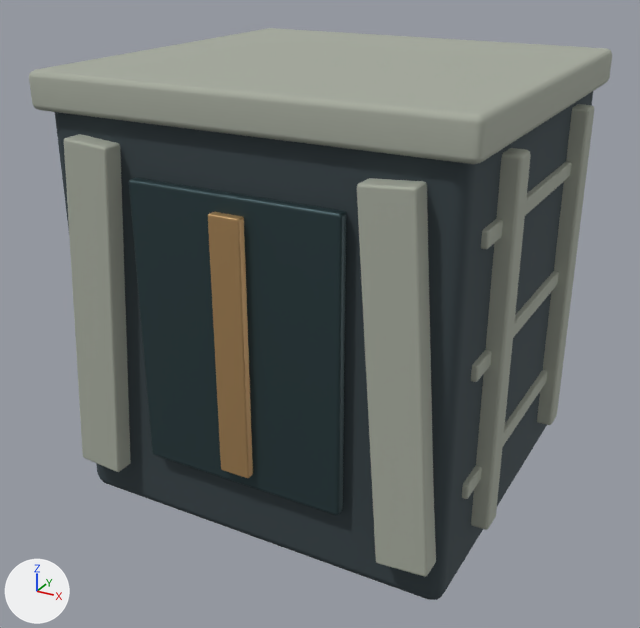
The Blender file tools/godot-campaign/structure-art/blend/gate-top-1.blend as it was, and as the next commit left it.
Before and after are seen from a 50 mm lens placed at (0.908, -1.756, 1.259), pointed at (-0.026, -0.059, 0.41). The axes (+X, +Y, +Z) are drawn at lower left. The lights are the same throughout. The first picture is the older version.

Script lines for the objects in view, before the commit:
```python
me_cube = bpy.data.meshes.new('Cube')
me_cube.from_pydata(...)  # 56 vertices, 54 faces; spans x -0.45..0.45, y 0.01..0.99, z -0.43..0.43
me_cube.materials.append(mat_gate_0)  # greyish cyan #49555a
me_cube_001 = bpy.data.meshes.new('Cube.001')
me_cube_001.from_pydata(...)  # 840 vertices, 810 faces; spans x -0.487..0.487, y 0.105..0.995, z -0.473..0.473
me_cube_001.materials.append(mat_gate_1)  # grey #abb0a3
me_cube_003 = bpy.data.meshes.new('Cube.003')
me_cube_003.from_pydata(...)  # 112 vertices, 108 faces; spans x -0.235..0.235, y 0.175..0.805, z -0.458..0.458
me_cube_003.materials.append(mat_gate_2)  # dark cyan #364a4e
ob_gate_0 = bpy.data.objects.new('gate_0', me_cube)
ob_gate_0.location = (0.0, 0.0, 0.0)
ob_gate_0.rotation_euler = (1.571, 0.0, 0.0)  # degrees (90, 0, 0)
ob_gate_1 = bpy.data.objects.new('gate_1', me_cube_001)
ob_gate_1.location = (0.0, 0.0, 0.0)
ob_gate_1.rotation_euler = (1.571, 0.0, 0.0)  # degrees (90, 0, 0)
ob_gate_2 = bpy.data.objects.new('gate_2', me_cube_003)
ob_gate_2.location = (0.0, 0.0, 0.0)
ob_gate_2.rotation_euler = (1.571, 0.0, 0.0)  # degrees (90, 0, 0)
# also in view: 'gate_3' at (0.0, 0.0, 0.49)
```
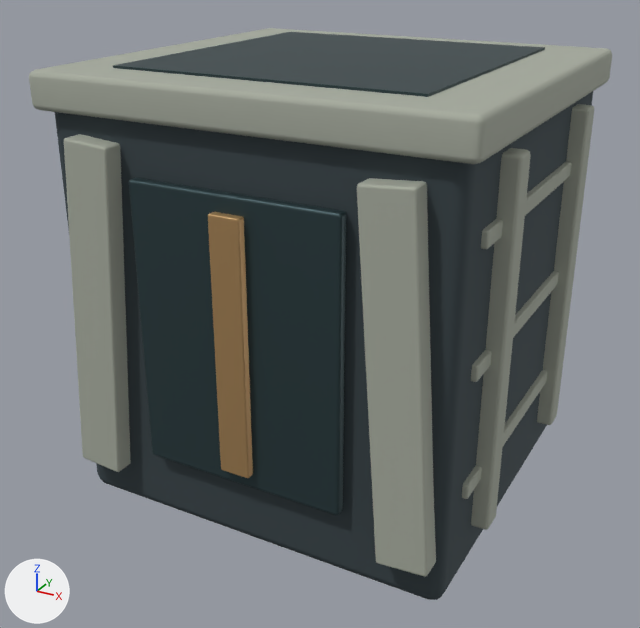
Location of each change, (x1, y1, x2, y2) in pixels of the pictures (640 x 628 px):
'gate_2', reshaped: before (129, 178, 346, 515); after (113, 32, 545, 515)
part 1 of me_cube_003, added: after (113, 32, 545, 97)

The edits, one by one:
me_cube_003 is used by ob_gate_2; location (0.0, 0.0, 0.0); rotation (1.571, 0.0, 0.0), in degrees (90, 0, 0).
me_cube_003 had 112 vertices, 108 faces and spanned x -0.235..0.235, y 0.175..0.805, z -0.458..0.458.
me_cube_003 now has 120 vertices, 114 faces and spans x -0.34..0.34, y 0.0..1.0, z -0.458..0.458.
me_cube_003 part 1: a new loose piece, a box spanning x -0.34..0.34, y 0.0..1.0, z -0.35..0.35, in mat_gate_2 (dark cyan #364a4e).
